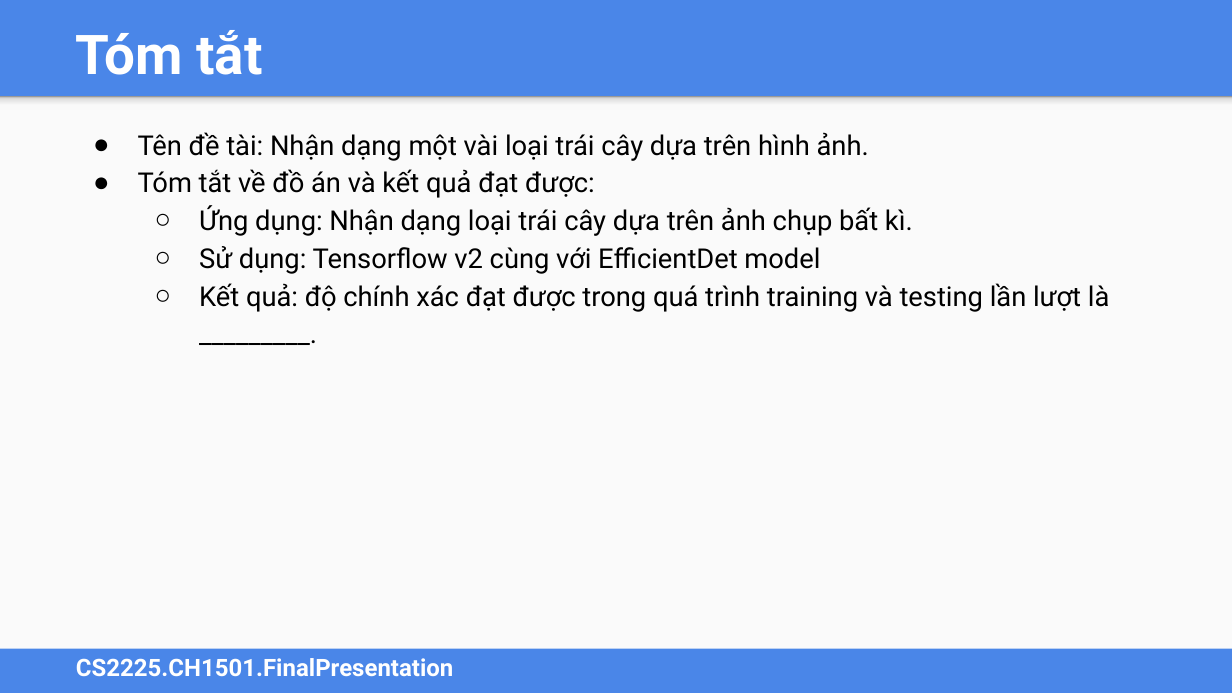
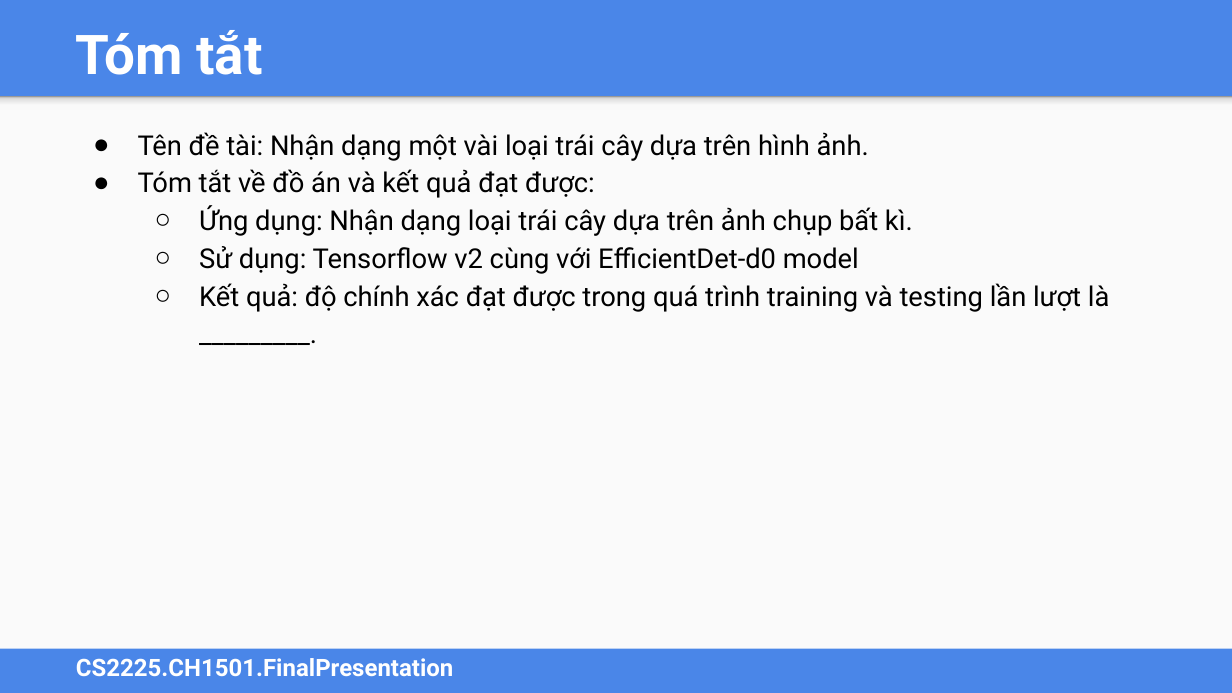
Before and after one commit to MaiNga-uit/CS2225.CH1507, a slide deck: slide 3 of CS2225.BaoCaoCuoiKy.pptx. Drawn at 1232x693 pixels with LibreOffice and Linux fonts; fonts in the diff are those of the drawing. Boxes give left, top, right and bottom in pixels: in the first picture for what was removed or moved away, otherwise in the second. Text is boxed around its words. In the diff, an @@ line names an element or a change of style, - is before the commit and + after.

```diff
--- a/CS2225.BaoCaoCuoiKy.pptx
+++ b/CS2225.BaoCaoCuoiKy.pptx
@@ text at box(199, 246, 859, 274): text changed @@
-  ○ Sử dụng: Tensorflow v2 cùng với EfficientDet model
+  ○ Sử dụng: Tensorflow v2 cùng với EfficientDet-d0 model
```
Also in this commit, not shown: 2 other slides changed, 1 slide removed.
